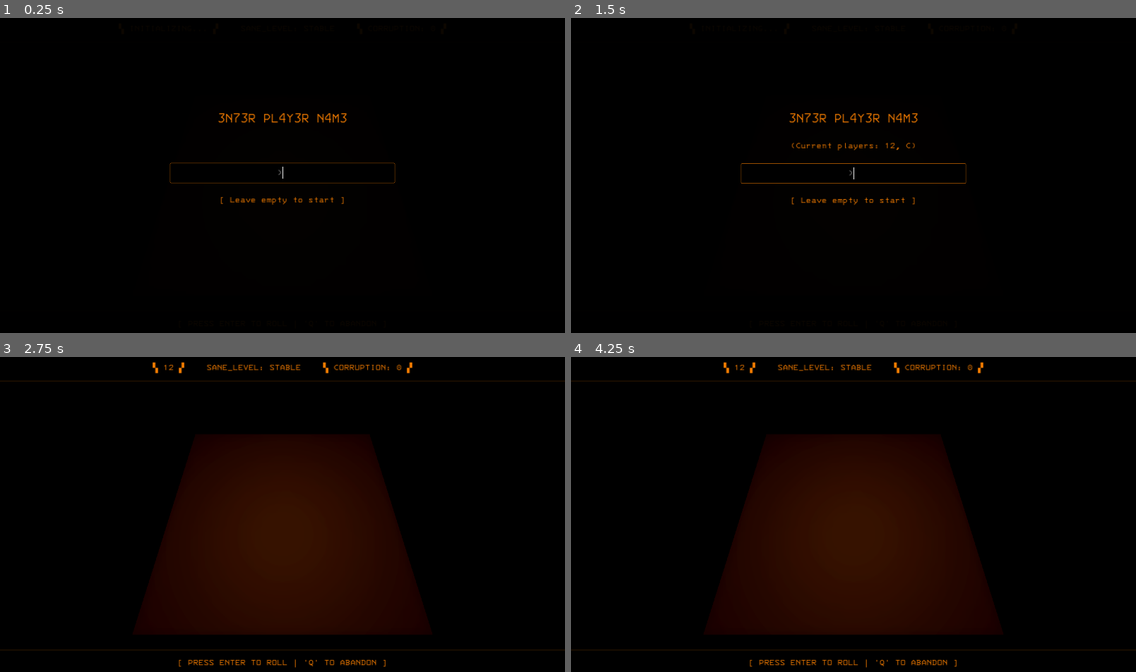
Above: before the commit, frames 1-4 (two rows, left to right).
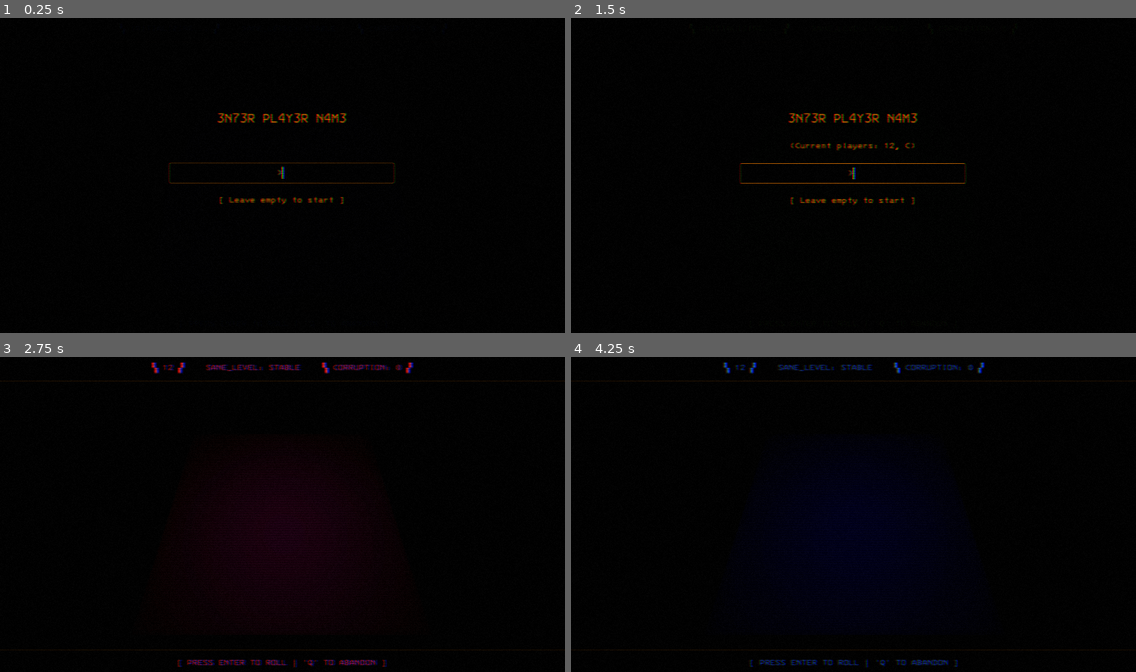
Above: after the commit, the same moments.

Repository: DaRipper91/Die-roller
Game: Godot game, scene res://scenes/Main.tscn
Two runs of this game, one before a commit and one after it. Both use one fixed random seed, a clock stepped at 60 frames per second and the inputs below.
Inputs (mouse positions are in pixels of both pictures, inside the frame that each line leads up to):
- Up to frame 1 (0.25 s): no input
- Up to frame 2 (1.5 s): click (853, 172) at 0.52 s; type "12" at 0.6 s; tap Enter (roll) at 1.25, 1.35 s; hold C from 1.28 s (still down)
- Up to frame 3 (2.75 s): tap Enter (roll) at 2, 2.3 s; release C at 2.03 s; tap C at 2.1 s
- Up to frame 4 (4.25 s): tap Enter (roll) at 2.75, 2.85, 3.5, 3.8 s; hold C 2.78-3.53 s; tap C at 3.6 s

The runs differ from the first frame. In frame 1, 0.6% of the frame differs, in the area x 29-70%, y 30-60%; in frame 2, 0.8%; in frame 3, 18%; in frame 4, 27%, in the area x 24-76%, y 1-99%.

Commit message:
feat: flicker lights, rainbow labels, dice/scene and shader updates
Adds FlickerLight and RainbowLabel scripts, expands Main.gd game flow,
tunes Die3D physics and CRT/PS1 shaders, and adds CLAUDE.md.

Co-Authored-By: Claude Opus 5.5 <noreply@anthropic.com>

Diff:
--- a/godot_void_roller/scenes/DiceRoom.tscn
+++ b/godot_void_roller/scenes/DiceRoom.tscn
@@ -1,4 +1,6 @@
-[gd_scene load_steps=8 format=3]
+[gd_scene load_steps=9 format=3]
+
+[ext_resource type="Script" path="res://scripts/FlickerLight.gd" id="1_flicker"]
 
 [sub_resource type="BoxShape3D" id="BoxShape3D_floor"]
 size = Vector3(10, 0.1, 10)
@@ -16,6 +18,9 @@
 [sub_resource type="Environment" id="Environment_1"]
 background_mode = 1
 background_color = Color(0, 0, 0, 0)
+volumetric_fog_enabled = true
+volumetric_fog_density = 0.05
+volumetric_fog_albedo = Color(0.2, 0.2, 0.2, 1)
 glow_enabled = true
 glow_intensity = 0.8
 glow_strength = 1.0
@@ -29,10 +34,11 @@
 
 [node name="OmniLight3D" type="OmniLight3D" parent="."]
 transform = Transform3D(1, 0, 0, 0, 1, 0, 0, 0, 1, 0, 7, 0)
-light_color = Color(1, 0.505882, 0, 1)
-light_energy = 5.0
+light_color = Color(1, 0.7, 0.3, 1)
+light_energy = 2.0
 shadow_enabled = true
 omni_range = 20.0
+script = ExtResource("1_flicker")
 
 [node name="Floor" type="StaticBody3D" parent="."]
 
--- a/godot_void_roller/scenes/Die3D.tscn
+++ b/godot_void_roller/scenes/Die3D.tscn
@@ -1,6 +1,7 @@
 [gd_scene load_steps=5 format=3]
 
 [ext_resource type="Script" path="res://scripts/Die3D.gd" id="1_die"]
+[ext_resource type="Shader" path="res://shaders/ps1_jitter.gdshader" id="2_ps1"]
 
 [sub_resource type="PhysicsMaterial" id="PhysicsMaterial_1"]
 friction = 0.5
@@ -12,11 +13,12 @@
 [sub_resource type="BoxMesh" id="BoxMesh_1"]
 size = Vector3(1, 1, 1)
 
-[sub_resource type="StandardMaterial3D" id="StandardMaterial3D_1"]
-albedo_color = Color(1, 1, 1, 1)
-emission_enabled = true
-emission = Color(1, 0.505882, 0, 1)
-emission_energy_multiplier = 1.0
+[sub_resource type="ShaderMaterial" id="ShaderMaterial_dice"]
+render_priority = 0
+shader = ExtResource("2_ps1")
+shader_parameter/albedo = Color(0.2, 0.2, 0.2, 1)
+shader_parameter/jitter = 0.5
+shader_parameter/resolution = 320.0
 
 [node name="Die3D" type="RigidBody3D"]
 physics_material_override = SubResource("PhysicsMaterial_1")
@@ -30,7 +32,7 @@
 
 [node name="MeshInstance3D" type="MeshInstance3D" parent="."]
 mesh = SubResource("BoxMesh_1")
-surface_material_override/0 = SubResource("StandardMaterial3D_1")
+surface_material_override/0 = SubResource("ShaderMaterial_dice")
 
 [node name="Labels" type="Node3D" parent="."]
 
@@ -40,7 +42,10 @@
 text = "1"
 font_size = 96
 outline_size = 12
-modulate = Color(1, 0.505882, 0, 1)
+modulate = Color(1, 0.5, 0, 1)
+emission_enabled = true
+emission = Color(1, 0.5, 0, 1)
+emission_energy_multiplier = 2.0
 
 [node name="Label_Down" type="Label3D" parent="Labels"]
 transform = Transform3D(1, 0, 0, 0, -4.37114e-08, -1, 0, 1, -4.37114e-08, 0, -0.51, 0)
@@ -48,7 +53,10 @@
 text = "6"
 font_size = 96
 outline_size = 12
-modulate = Color(1, 0.505882, 0, 1)
+modulate = Color(1, 0.5, 0, 1)
+emission_enabled = true
+emission = Color(1, 0.5, 0, 1)
+emission_energy_multiplier = 2.0
 
 [node name="Label_Front" type="Label3D" parent="Labels"]
 transform = Transform3D(1, 0, 0, 0, 1, 0, 0, 0, 1, 0, 0, 0.51)
@@ -56,7 +64,10 @@
 text = "3"
 font_size = 96
 outline_size = 12
-modulate = Color(1, 0.505882, 0, 1)
+modulate = Color(1, 0.5, 0, 1)
+emission_enabled = true
+emission = Color(1, 0.5, 0, 1)
+emission_energy_multiplier = 2.0
 
 [node name="Label_Back" type="Label3D" parent="Labels"]
 transform = Transform3D(-1, 0, -8.74228e-08, 0, 1, 0, 8.74228e-08, 0, -1, 0, 0, -0.51)
@@ -64,7 +75,10 @@
 text = "4"
 font_size = 96
 outline_size = 12
-modulate = Color(1, 0.505882, 0, 1)
+modulate = Color(1, 0.5, 0, 1)
+emission_enabled = true
+emission = Color(1, 0.5, 0, 1)
+emission_energy_multiplier = 2.0
 
 [node name="Label_Right" type="Label3D" parent="Labels"]
 transform = Transform3D(-4.37114e-08, 0, 1, 0, 1, 0, -1, 0, -4.37114e-08, 0.51, 0, 0)
@@ -72,7 +86,10 @@
 text = "2"
 font_size = 96
 outline_size = 12
-modulate = Color(1, 0.505882, 0, 1)
+modulate = Color(1, 0.5, 0, 1)
+emission_enabled = true
+emission = Color(1, 0.5, 0, 1)
+emission_energy_multiplier = 2.0
 
 [node name="Label_Left" type="Label3D" parent="Labels"]
 transform = Transform3D(-4.37114e-08, 0, -1, 0, 1, 0, 1, 0, -4.37114e-08, -0.51, 0, 0)
@@ -80,7 +97,10 @@
 text = "5"
 font_size = 96
 outline_size = 12
-modulate = Color(1, 0.505882, 0, 1)
+modulate = Color(1, 0.5, 0, 1)
+emission_enabled = true
+emission = Color(1, 0.5, 0, 1)
+emission_energy_multiplier = 2.0
 
 [node name="RayCastForward" type="RayCast3D" parent="."]
 target_position = Vector3(0, 0, 2)
--- a/godot_void_roller/scenes/Main.tscn
+++ b/godot_void_roller/scenes/Main.tscn
@@ -2,6 +2,10 @@
 
 [ext_resource type="Script" path="res://scripts/Main.gd" id="1_main"]
 [ext_resource type="PackedScene" path="res://scenes/DiceRoom.tscn" id="2_dice_room"]
+[ext_resource type="Shader" path="res://shaders/crt_shader.gdshader" id="3_crt_shader"]
+
+[sub_resource type="ShaderMaterial" id="ShaderMaterial_crt"]
+shader = ExtResource("3_crt_shader")
 
 [node name="Main" type="Control"]
 layout_mode = 3
@@ -231,3 +235,15 @@
 text = "Y0U W3R3 N3V3R 5UPP053D 70 R34CH 7H15"
 horizontal_alignment = 1
 vertical_alignment = 1
+
+[node name="PostProcess" type="CanvasLayer" parent="."]
+layer = 10
+
+[node name="CRTOverlay" type="ColorRect" parent="PostProcess"]
+material = SubResource("ShaderMaterial_crt")
+anchors_preset = 15
+anchor_right = 1.0
+anchor_bottom = 1.0
+grow_horizontal = 2
+grow_vertical = 2
+mouse_filter = 2
--- a/godot_void_roller/scripts/Die3D.gd
+++ b/godot_void_roller/scripts/Die3D.gd
@@ -15,6 +15,24 @@
 @onready var label_left = $Labels/Label_Left
 
 var val = 0 # Current internal value
+
+func _process(_delta):
+	var color = GameManager.get_rainbow_color()
+	if val == 0:
+		label_up.modulate = color
+		label_down.modulate = color
+		label_front.modulate = color
+		label_back.modulate = color
+		label_right.modulate = color
+		label_left.modulate = color
+	else:
+		# If glitched, maybe strobe faster?
+		label_up.modulate = GameManager.get_rainbow_color(1.0)
+		label_down.modulate = GameManager.get_rainbow_color(1.0)
+		label_front.modulate = GameManager.get_rainbow_color(1.0)
+		label_back.modulate = GameManager.get_rainbow_color(1.0)
+		label_right.modulate = GameManager.get_rainbow_color(1.0)
+		label_left.modulate = GameManager.get_rainbow_color(1.0)
 
 func get_die_value() -> int:
 	# Standard die mapping (Simplified)
@@ -91,17 +109,16 @@
 			top_label = labels[axis]
 
 	top_label.text = str(glitch_val)
-	top_label.modulate = Color(1, 0, 0) # Red for glitch
 
 func roll(impulse: Vector3, torque: Vector3):
 	val = 0 # Reset glitch
-	# Reset label colors/text if they were glitched
-	label_up.text = "1"; label_up.modulate = Color(1, 0.5, 0)
-	label_down.text = "6"; label_down.modulate = Color(1, 0.5, 0)
-	label_front.text = "3"; label_front.modulate = Color(1, 0.5, 0)
-	label_back.text = "4"; label_back.modulate = Color(1, 0.5, 0)
-	label_right.text = "2"; label_right.modulate = Color(1, 0.5, 0)
-	label_left.text = "5"; label_left.modulate = Color(1, 0.5, 0)
+	# Reset label text if they were glitched
+	label_up.text = "1"
+	label_down.text = "6"
+	label_front.text = "3"
+	label_back.text = "4"
+	label_right.text = "2"
+	label_left.text = "5"
 
 	apply_central_impulse(impulse)
 	apply_torque_impulse(torque)
--- /dev/null
+++ b/godot_void_roller/scripts/FlickerLight.gd
@@ -0,0 +1,23 @@
+extends OmniLight3D
+
+@export var min_energy: float = 0.5
+@export var max_energy: float = 2.5
+@export var flicker_speed: float = 0.1
+
+var target_energy: float = 2.0
+var time_passed: float = 0.0
+
+func _process(delta: float):
+    light_color = GameManager.get_rainbow_color()
+    time_passed += delta
+    if time_passed >= flicker_speed:
+        time_passed = 0
+        target_energy = randf_range(min_energy, max_energy)
+        # Occasionally dip very low for a "pop" effect
+        if randf() < 0.1:
+            target_energy = 0.1
+            flicker_speed = 0.05
+        else:
+            flicker_speed = randf_range(0.05, 0.3)
+
+    light_energy = lerp(light_energy, target_energy, delta * 15.0)
--- a/godot_void_roller/scripts/GameManager.gd
+++ b/godot_void_roller/scripts/GameManager.gd
@@ -8,6 +8,10 @@
 var players = []
 var player_data = {} # { "NAME": { "corruption": 0, "sanity": "STABLE" } }
 var current_player_index = 0
+
+func get_rainbow_color(offset: float = 0.0) -> Color:
+	var t = (Time.get_ticks_msec() / 1000.0) + offset
+	return Color.from_hsv(fmod(t * 0.5, 1.0), 0.8, 1.0)
 
 func add_player(name: String):
 	name = name.to_upper()
--- a/godot_void_roller/scripts/Main.gd
+++ b/godot_void_roller/scripts/Main.gd
@@ -14,16 +14,87 @@
 @onready var cursed_overlay = $UI/CursedOverlay
 @onready var cursed_noise = $UI/CursedOverlay/Noise
 @onready var cursed_message = $UI/CursedOverlay/Message
+@onready var crt_overlay = $PostProcess/CRTOverlay
 
 var die_scene = preload("res://scenes/Die3D.tscn")
 var rolling = false
 var current_dice = []
+
+var whispers = [
+	"1 533 Y0U.", "R0LL 4641N.", "WHY D0 Y0U P3R5157?",
+	"7H3 V01D HUN63R5.", "6. 6. 6.", "17 15 1N3V1748L3.",
+	"H3 15 C0M1N6.", "D0N'7 L00K B3H1ND U.",
+	"17 15 63771N6 L473.", "D0 Y0U F33L 54F3?", "Y0UR LUCK RUN5 DRY."
+]
+
+var spooky_faces = [
+	"      .---.      \n     /     \\     \n    | () () |    \n     \\  ^  /     \n      |||||      ",
+	"   XXXXXXXXXXX   \n  X  0     0  X  \n  X           X  \n  X   XXXXX   X  \n   XXXXXXXXXXX   ",
+	"     _______     \n    /       \\    \n   /  @   @  \\   \n  |     V     |  \n   \\  WWWWW  /   \n    \\_______/    "
+]
 
 func _ready():
 	GameManager.corruption_changed.connect(_on_corruption_changed)
 	GameManager.sanity_changed.connect(_on_sanity_changed)
 	GameManager.turn_started.connect(_on_turn_started)
 	show_name_entry()
+	_stalker_loop()
+
+func _stalker_loop():
+	while true:
+		var wait_time = randf_range(5.0, 15.0)
+		var max_corruption = 0
+		for p in GameManager.player_data:
+			max_corruption = max(max_corruption, GameManager.player_data[p]["corruption"])
+
+		if max_corruption > 0:
+			wait_time /= (1.0 + max_corruption * 0.2)
+
+		await get_tree().create_timer(wait_time).timeout
+
+		if max_corruption > 1 and randf() < 0.4:
+			_trigger_whisper()
+		if max_corruption > 3 and randf() < 0.2:
+			_trigger_flash()
+
+func _trigger_whisper():
+	var label = Label.new()
+	var msg = whispers.pick_random()
+	if randf() < 0.3 and GameManager.players.size() > 0:
+		var target = GameManager.players.pick_random()
+		msg = "H3 15 C0M1N6 F0R " + target + "..."
+
+	label.text = msg
+	label.add_theme_color_override("font_color", GameManager.get_rainbow_color())
+	label.position = Vector2(randf_range(100, 1000), randf_range(100, 500))
+	$UI.add_child(label)
+
+	# Add a script to the label to make it cycle while it exists
+	label.set_script(load("res://scripts/RainbowLabel.gd"))
+
+	var tween = create_tween()
+	tween.tween_property(label, "modulate:a", 0.0, 2.0).set_delay(1.0)
+	tween.finished.connect(label.queue_free)
+
+func _trigger_flash():
+	var flash = ColorRect.new()
+	flash.set_anchors_and_offsets_preset(Control.PRESET_FULL_RECT)
+	flash.color = Color(0.4, 0, 0, 0.05)
+	flash.mouse_filter = Control.MOUSE_FILTER_IGNORE
+	$UI.add_child(flash)
+
+	if randf() < 0.5:
+		var face = Label.new()
+		face.text = spooky_faces.pick_random()
+		face.horizontal_alignment = HORIZONTAL_ALIGNMENT_CENTER
+		face.vertical_alignment = VERTICAL_ALIGNMENT_CENTER
+		face.set_anchors_and_offsets_preset(Control.PRESET_CENTER)
+		face.add_theme_color_override("font_color", Color(0.6, 0, 0, 0.2))
+		face.add_theme_font_size_override("font_size", 40)
+		flash.add_child(face)
+
+	await get_tree().create_timer(0.06).timeout
+	flash.queue_free()
 
 func show_name_entry():
 	name_entry_overlay.show()
@@ -37,6 +108,12 @@
 		player_list_label.text = "(Current players: " + ", ".join(GameManager.players) + ")"
 
 func _process(_delta):
+	var rainbow = GameManager.get_rainbow_color()
+	top_player_label.add_theme_color_override("font_color", rainbow)
+	top_sanity_label.add_theme_color_override("font_color", rainbow)
+	top_corruption_label.add_theme_color_override("font_color", rainbow)
+	$UI/BottomBar/PromptLabel.add_theme_color_override("font_color", rainbow)
+
 	# Using Input singleton for most reliable key polling
 	if name_entry_overlay.visible:
 		if Input.is_action_just_pressed("ui_accept"):
@@ -55,15 +132,18 @@
 				roll_dice()
 		if Input.is_key_pressed(KEY_Q):
 			get_tree().quit()
-
-func roll_dice():
+		if Input.is_key_pressed(KEY_C): # DEBUG: Force cursed roll
+			if not rolling:
+				roll_dice(true)
+
+func roll_dice(force_cursed = false):
 	rolling = true
 	result_label.hide()
 	for d in current_dice: d.queue_free()
 	current_dice.clear()
 
 	var corruption = GameManager.player_data[GameManager.get_current_player()]["corruption"]
-	var is_cursed = randf() < 0.03 + (corruption * 0.01)
+	var is_cursed = force_cursed or (randf() < 0.03 + (corruption * 0.01))
 	var f1 = null
 	var f2 = null
 	if is_cursed:
@@ -99,7 +179,7 @@
 	var v2 = current_dice[1].get_die_value()
 	var total = v1 + v2
 
-	if total == 13:
+	if total == 13 or v1 == 13 or v2 == 13 or v1 == 7 or v1 == 8:
 		await trigger_cursed_13()
 		GameManager.update_corruption(GameManager.get_current_player(), -2)
 		finish_turn()
@@ -107,9 +187,9 @@
 
 	result_label.text = " ▞ " + str(v1) + " + " + str(v2) + " = " + str(total) + " ▚ "
 	if total in [7, 11]:
-		result_label.add_theme_color_override("font_color", Color(1, 0, 0))
+		result_label.add_theme_color_override("font_color", Color(1, 0, 1)) # Magenta for special
 	else:
-		result_label.add_theme_color_override("font_color", Color(1, 0.5, 0))
+		result_label.add_theme_color_override("font_color", GameManager.get_rainbow_color())
 	result_label.show()
 
 	await get_tree().create_timer(2.0).timeout
@@ -125,6 +205,10 @@
 
 func trigger_cursed_13():
 	cursed_overlay.show()
+	var mat = crt_overlay.material as ShaderMaterial
+	var orig_interference = mat.get_shader_parameter("signal_interference")
+	var orig_aberration = mat.get_shader_parameter("aberration")
+
 	var messages = [
 		"Y0U W3R3 N3V3R 5UPP053D 70 R34CH 7H15",
 		"7H3 D1C3 H4V3 N0 M34N1N6 H3R3",
@@ -133,11 +217,19 @@
 	]
 	for msg in messages:
 		cursed_message.text = msg
+		mat.set_shader_parameter("signal_interference", randf_range(0.5, 1.5))
+		mat.set_shader_parameter("aberration", randf_range(0.01, 0.05))
 		for i in range(15):
 			var noise = ""
 			for j in range(300): noise += "13 " if randf() > 0.5 else "   "
 			cursed_noise.text = noise
+			# Screen shake (Fake)
+			crt_overlay.position = Vector2(randf_range(-10, 10), randf_range(-10, 10))
 			await get_tree().create_timer(0.04).timeout
+
+	crt_overlay.position = Vector2.ZERO
+	mat.set_shader_parameter("signal_interference", orig_interference)
+	mat.set_shader_parameter("aberration", orig_aberration)
 	await get_tree().create_timer(1.0).timeout
 	cursed_overlay.hide()
 
--- /dev/null
+++ b/godot_void_roller/scripts/RainbowLabel.gd
@@ -0,0 +1,4 @@
+extends Label
+
+func _process(_delta):
+	add_theme_color_override("font_color", GameManager.get_rainbow_color())
--- a/godot_void_roller/shaders/crt_shader.gdshader
+++ b/godot_void_roller/shaders/crt_shader.gdshader
@@ -4,11 +4,11 @@
 uniform float scanline_count = 320.0;
 uniform float scanline_opacity = 0.2;
 uniform float vignette_opacity = 0.3;
-uniform float brightness = 1.2;
+uniform float brightness = 1.0;
 uniform float noise_amount = 0.04;
 uniform float signal_interference = 0.05;
 uniform float aberration = 0.002;
-uniform float bloom_intensity = 1.1;
+uniform float bloom_intensity = 0.4;
 
 float noise(vec2 uv) {
     return fract(sin(dot(uv.xy, vec2(12.9898, 78.233))) * 43758.5453123);
--- a/godot_void_roller/shaders/ps1_jitter.gdshader
+++ b/godot_void_roller/shaders/ps1_jitter.gdshader
@@ -1,28 +1,23 @@
 shader_type spatial;
 
-uniform sampler2D albedo_texture : source_color;
-uniform float jitter_amount = 0.5;
-uniform vec4 amber_color : source_color = vec4(1.0, 0.5, 0.0, 1.0);
+uniform vec4 albedo : source_color = vec4(1.0);
+uniform sampler2D texture_albedo : source_color;
+uniform float jitter : hint_range(0.0, 1.0) = 0.5;
+uniform float resolution : hint_range(16.0, 1024.0) = 320.0;
 
 void vertex() {
-	// PS1 style vertex snapping
-	vec4 snap_pos = PROJECTION_MATRIX * VIEW_MATRIX * MODEL_MATRIX * vec4(VERTEX, 1.0);
-	snap_pos.xyz /= snap_pos.w;
-	snap_pos.xyz = floor(snap_pos.xyz * jitter_amount * 100.0) / (jitter_amount * 100.0);
-	snap_pos.xyz *= snap_pos.w;
-	VERTEX = (inverse(PROJECTION_MATRIX * VIEW_MATRIX * MODEL_MATRIX) * snap_pos).xyz;
+    // Basic vertex jitter to simulate low-precision PS1-style coordinates
+    vec4 v = PROJECTION_MATRIX * MODELVIEW_MATRIX * vec4(VERTEX, 1.0);
+    vec3 v_ndc = v.xyz / v.w;
+
+    // Snapping
+    v_ndc.xy = floor(v_ndc.xy * resolution) / resolution;
+
+    vec4 v_snapped = vec4(v_ndc * v.w, v.w);
+    VERTEX = (INV_PROJECTION_MATRIX * v_snapped).xyz;
 }
 
 void fragment() {
-	// Procedural dice pips (simplified D6 logic)
-	vec3 base_col = vec3(0.05); // Black dice
-	vec2 uv = UV;
-
-	// Emission for the pips
-	float pips = 0.0;
-	// Logic to draw pips based on UV and which face we are on
-	// (For now, let's just make it look high-contrast amber)
-
-	ALBEDO = base_col;
-	EMISSION = amber_color.rgb * 2.0;
+    vec4 albedo_tex = texture(texture_albedo, UV);
+    ALBEDO = albedo.rgb * albedo_tex.rgb;
 }
Not shown, added: CLAUDE.md
Not shown, changed: godot_plan.md
